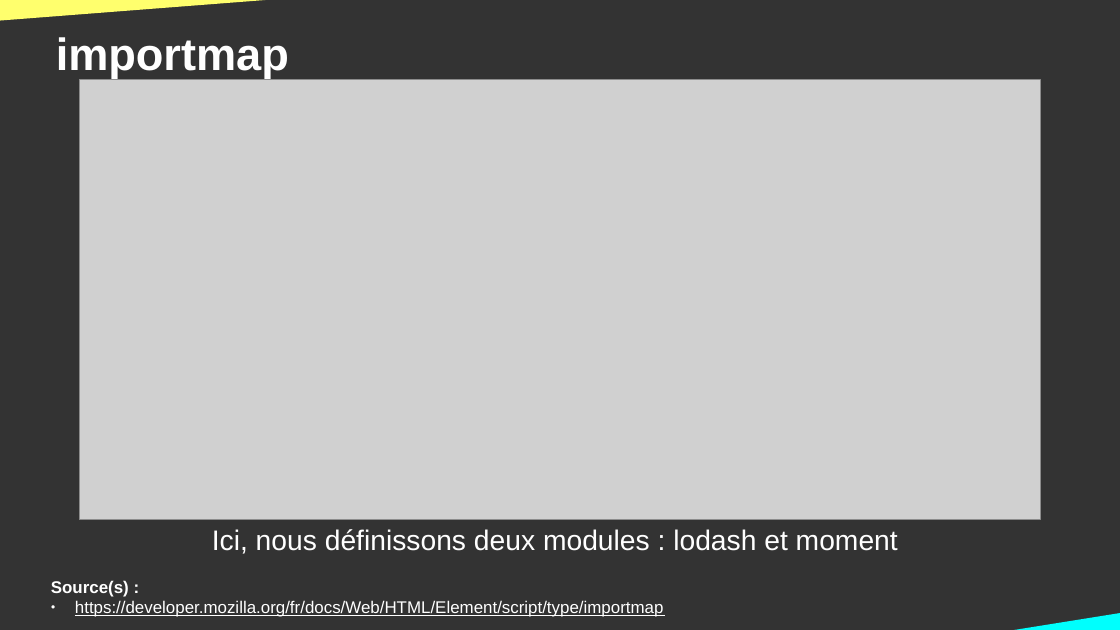
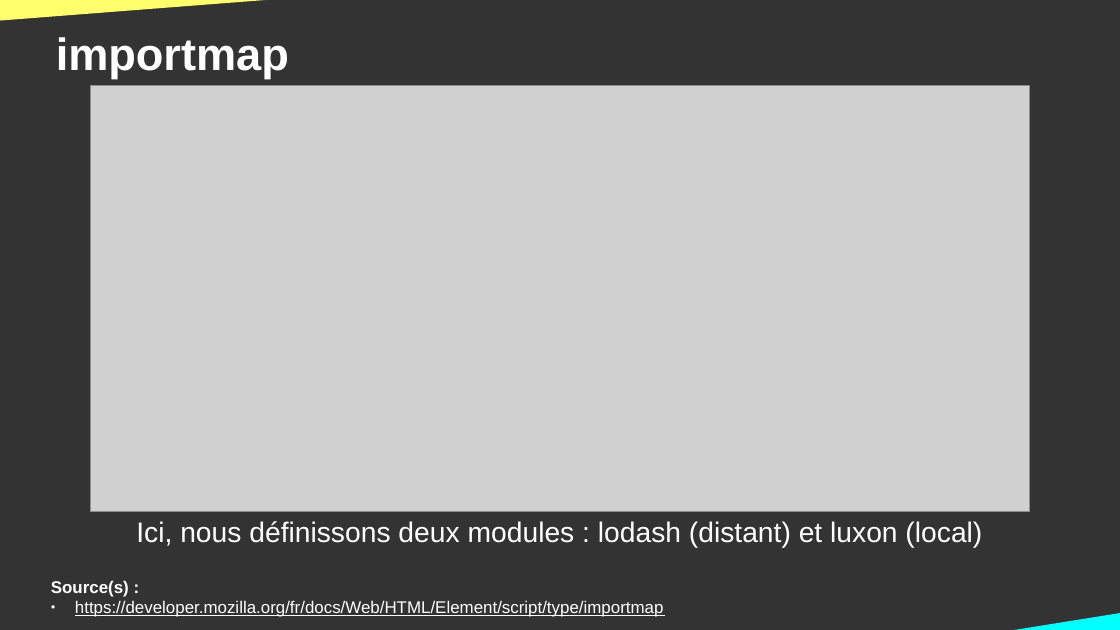
Before and after one commit to DanYellow/cours, a slide deck: slide 5 of developpement-web-et-dispositif-interactif-s6/travaux-pratiques/numero-3/presentation.odp. Drawn at 1120x630 pixels with LibreOffice and Linux fonts; fonts in the diff are those of the drawing; grey boxes stand for pictures. Boxes give left, top, right and bottom in pixels: in the first picture for what was removed or moved away, otherwise in the second. Text is boxed around its words. In the diff, an @@ line names an element or a change of style, - is before the commit and + after.

```diff
--- a/developpement-web-et-dispositif-interactif-s6/travaux-pratiques/numero-3/presentation.odp
+++ b/developpement-web-et-dispositif-interactif-s6/travaux-pratiques/numero-3/presentation.odp
@@ picture: place and size @@
-picture at (79,80,1041,520)
+picture at (90,85,1030,512)
@@ text at (136,521,982,548): text changed @@
-Ici, nous définissons deux modules : lodash et moment
+Ici, nous définissons deux modules : lodash (distant) et luxon (local)
```
Also in this commit, not shown: 8 other slides changed, 4 slides added, 1 other file.
